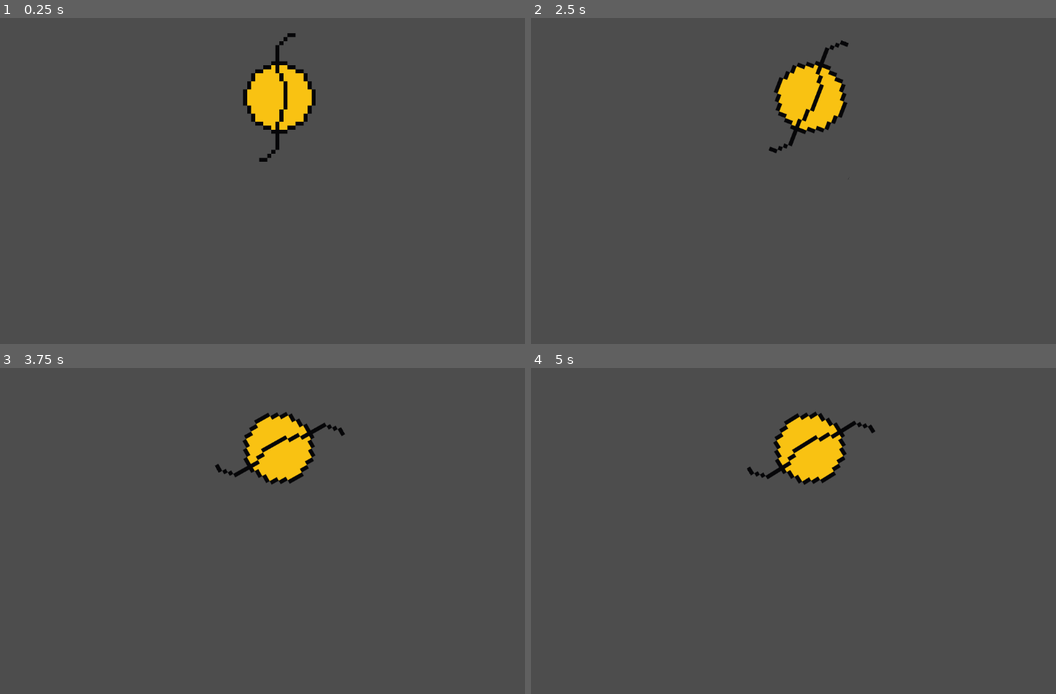
Above: before the commit, frames 1-4 (two rows, left to right).
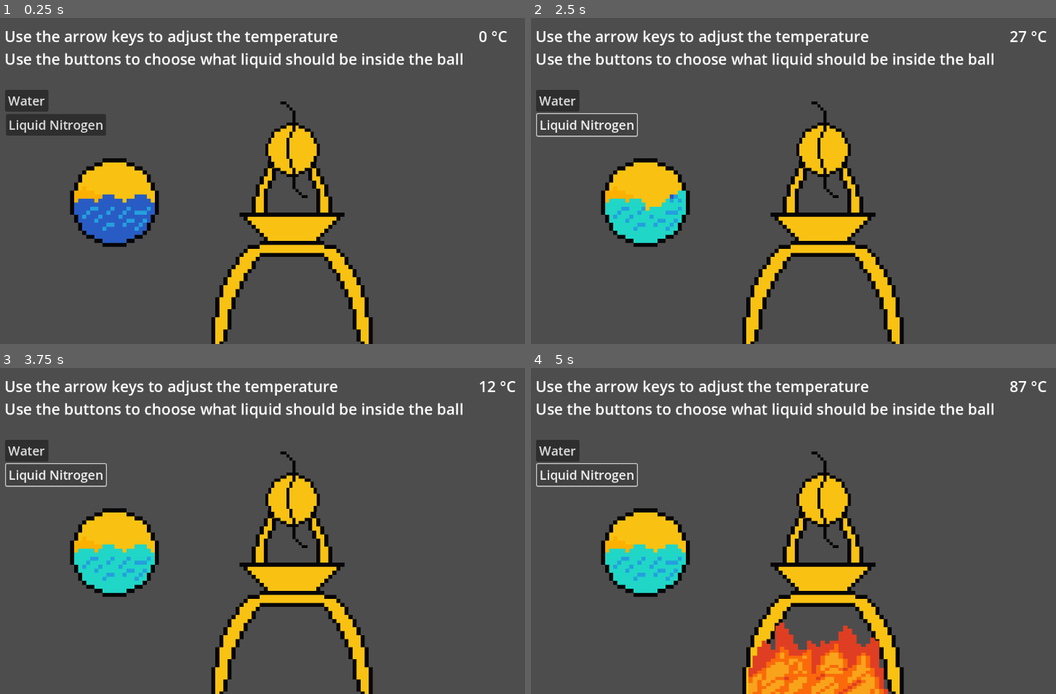
Above: after the commit, the same moments.

Repository: ULTRABEAN7001/hero-sengine
Game: Godot game, scene res://main.tscn
Same seed, same stepped clock (60 frames per second), same inputs: the game is played once before the commit and once after it.
Inputs (mouse positions are in pixels of both pictures, inside the frame that each line leads up to):
- Up to frame 1 (0.25 s): no input
- Up to frame 2 (2.5 s): click (557, 99) at 0.5 s, where only the run after the commit has a clickable "Water"; click (588, 125) at 1.25 s, where only the run after the commit has a clickable "Liquid Nitrogen"; hold Right (ui_right) from 2.03 s (still down)
- Up to frame 3 (3.75 s): release Right (ui_right) at 2.78 s; hold Left (ui_left) 2.78-3.53 s; hold Right (ui_right) from 3.53 s (still down)
- Up to frame 4 (5 s): keep holding Right (ui_right)

The runs differ from the first frame. In frame 1, 16% of the frame differs, in the area x 0-97%, y 3-100%; in frame 2, 16%; in frame 3, 16%; in frame 4, 19%, in the area x 0-99%, y 3-100%.

Commit message:
Major Update
Added temperature, new sprites and animations, corresponding torque and temp control, 2 fluid types.

Diff:
--- /dev/null
+++ b/fire.gd
@@ -0,0 +1 @@
+extends AnimatedSprite2D
--- /dev/null
+++ b/fire.tscn
@@ -0,0 +1,45 @@
+[gd_scene load_steps=7 format=3 uid="uid://d2g3p1kaduip"]
+
+[ext_resource type="Texture2D" uid="uid://gte84p3m35nt" path="res://Sprite-0001.png" id="1_ttvfo"]
+[ext_resource type="Script" path="res://fire.gd" id="2_a2ld5"]
+
+[sub_resource type="AtlasTexture" id="AtlasTexture_tijx0"]
+atlas = ExtResource("1_ttvfo")
+region = Rect2(512, 256, 256, 256)
+
+[sub_resource type="AtlasTexture" id="AtlasTexture_u420g"]
+atlas = ExtResource("1_ttvfo")
+region = Rect2(256, 256, 256, 256)
+
+[sub_resource type="AtlasTexture" id="AtlasTexture_4113m"]
+atlas = ExtResource("1_ttvfo")
+region = Rect2(0, 256, 256, 256)
+
+[sub_resource type="SpriteFrames" id="SpriteFrames_kmxs0"]
+animations = [{
+"frames": [{
+"duration": 1.0,
+"texture": SubResource("AtlasTexture_tijx0")
+}, {
+"duration": 1.0,
+"texture": SubResource("AtlasTexture_u420g")
+}, {
+"duration": 1.0,
+"texture": SubResource("AtlasTexture_4113m")
+}, {
+"duration": 1.0,
+"texture": SubResource("AtlasTexture_u420g")
+}, {
+"duration": 1.0,
+"texture": SubResource("AtlasTexture_tijx0")
+}],
+"loop": true,
+"name": &"default",
+"speed": 10.0
+}]
+
+[node name="Fire" type="AnimatedSprite2D"]
+sprite_frames = SubResource("SpriteFrames_kmxs0")
+frame = 3
+frame_progress = 0.146924
+script = ExtResource("2_a2ld5")
--- /dev/null
+++ b/fluid.gd
@@ -0,0 +1,8 @@
+extends AnimatedSprite2D
+
+func _on_button_pressed():
+	play("default")
+
+
+func _on_button_2_pressed():
+	play("new_animation")
--- /dev/null
+++ b/fluid.tscn
@@ -0,0 +1,79 @@
+[gd_scene load_steps=12 format=3 uid="uid://blwfqeilxx82h"]
+
+[ext_resource type="Texture2D" uid="uid://gte84p3m35nt" path="res://Sprite-0001.png" id="1_5m6bm"]
+[ext_resource type="Script" path="res://fluid.gd" id="2_qv8sj"]
+
+[sub_resource type="AtlasTexture" id="AtlasTexture_jlam2"]
+atlas = ExtResource("1_5m6bm")
+region = Rect2(1280, 0, 256, 256)
+
+[sub_resource type="AtlasTexture" id="AtlasTexture_g8cnk"]
+atlas = ExtResource("1_5m6bm")
+region = Rect2(1536, 0, 256, 256)
+
+[sub_resource type="AtlasTexture" id="AtlasTexture_umi20"]
+atlas = ExtResource("1_5m6bm")
+region = Rect2(1792, 0, 256, 256)
+
+[sub_resource type="AtlasTexture" id="AtlasTexture_50qs5"]
+atlas = ExtResource("1_5m6bm")
+region = Rect2(2048, 0, 256, 256)
+
+[sub_resource type="AtlasTexture" id="AtlasTexture_26e43"]
+atlas = ExtResource("1_5m6bm")
+region = Rect2(1280, 256, 256, 256)
+
+[sub_resource type="AtlasTexture" id="AtlasTexture_gfay6"]
+atlas = ExtResource("1_5m6bm")
+region = Rect2(1536, 256, 256, 256)
+
+[sub_resource type="AtlasTexture" id="AtlasTexture_ikp3m"]
+atlas = ExtResource("1_5m6bm")
+region = Rect2(1792, 256, 256, 256)
+
+[sub_resource type="AtlasTexture" id="AtlasTexture_p7rk0"]
+atlas = ExtResource("1_5m6bm")
+region = Rect2(2048, 256, 256, 256)
+
+[sub_resource type="SpriteFrames" id="SpriteFrames_b6edx"]
+animations = [{
+"frames": [{
+"duration": 1.0,
+"texture": SubResource("AtlasTexture_jlam2")
+}, {
+"duration": 1.0,
+"texture": SubResource("AtlasTexture_g8cnk")
+}, {
+"duration": 1.0,
+"texture": SubResource("AtlasTexture_umi20")
+}, {
+"duration": 1.0,
+"texture": SubResource("AtlasTexture_50qs5")
+}],
+"loop": true,
+"name": &"default",
+"speed": 10.0
+}, {
+"frames": [{
+"duration": 1.0,
+"texture": SubResource("AtlasTexture_26e43")
+}, {
+"duration": 1.0,
+"texture": SubResource("AtlasTexture_gfay6")
+}, {
+"duration": 1.0,
+"texture": SubResource("AtlasTexture_ikp3m")
+}, {
+"duration": 1.0,
+"texture": SubResource("AtlasTexture_p7rk0")
+}],
+"loop": true,
+"name": &"new_animation",
+"speed": 10.0
+}]
+
+[node name="fluid" type="AnimatedSprite2D"]
+sprite_frames = SubResource("SpriteFrames_b6edx")
+frame_progress = 0.976925
+speed_scale = 0.5
+script = ExtResource("2_qv8sj")
--- /dev/null
+++ b/main.gd
@@ -0,0 +1,16 @@
+extends Node2D
+
+@onready var rotator = $Rotator
+@onready var fire = $Fire
+@onready var temperature = $Temperature
+var temp: int
+
+func _process(delta):
+	temperature.text = str(rotator.C) + " °C"
+	fire.play("default")
+	fire.visible = true
+	if rotator.C <= 30:
+		fire.visible = false
+	elif rotator.C > 30:
+		fire.visible = true
+		fire.scale.x = rotator.C*0.01+0.25
--- a/main.tscn
+++ b/main.tscn
@@ -1,17 +1,61 @@
-[gd_scene load_steps=3 format=3 uid="uid://bw1785mb8017r"]
+[gd_scene load_steps=6 format=3 uid="uid://bw1785mb8017r"]
 
+[ext_resource type="PackedScene" uid="uid://cxvfg1u2j37qc" path="res://rotator_stand.tscn" id="1_3v7pp"]
+[ext_resource type="Script" path="res://main.gd" id="1_oy8q5"]
 [ext_resource type="PackedScene" uid="uid://h3iwcyyge6m1" path="res://rotator.tscn" id="1_u5im5"]
-
-[sub_resource type="RectangleShape2D" id="RectangleShape2D_om3hs"]
-size = Vector2(978, 75)
+[ext_resource type="PackedScene" uid="uid://d2g3p1kaduip" path="res://fire.tscn" id="4_ryke6"]
+[ext_resource type="PackedScene" uid="uid://blwfqeilxx82h" path="res://fluid.tscn" id="5_c3nqv"]
 
 [node name="Main" type="Node2D"]
+script = ExtResource("1_oy8q5")
+
+[node name="rotator_stand" parent="." instance=ExtResource("1_3v7pp")]
+position = Vector2(579, 515)
 
 [node name="Rotator" parent="." instance=ExtResource("1_u5im5")]
-position = Vector2(554, 158)
+position = Vector2(580, 262)
 
-[node name="StaticBody2D" type="StaticBody2D" parent="."]
-position = Vector2(583, 384)
+[node name="Fire" parent="." instance=ExtResource("4_ryke6")]
+position = Vector2(574, 572)
+scale = Vector2(0.75, 0.75)
 
-[node name="CollisionShape2D" type="CollisionShape2D" parent="StaticBody2D"]
-shape = SubResource("RectangleShape2D_om3hs")
+[node name="Temperature" type="Label" parent="."]
+offset_left = 949.0
+offset_top = 15.0
+offset_right = 989.0
+offset_bottom = 38.0
+theme_override_font_sizes/font_size = 30
+text = "100"
+
+[node name="Instructions" type="Label" parent="."]
+offset_left = 9.0
+offset_top = 15.0
+offset_right = 671.0
+offset_bottom = 57.0
+theme_override_font_sizes/font_size = 30
+text = "Use the arrow keys to adjust the temperature
+Use the buttons to choose what liquid should be inside the ball"
+
+[node name="Button" type="Button" parent="."]
+offset_left = 10.0
+offset_top = 143.0
+offset_right = 96.0
+offset_bottom = 186.0
+theme_override_font_sizes/font_size = 25
+text = "Water"
+
+[node name="Button2" type="Button" parent="."]
+offset_left = 12.0
+offset_top = 191.0
+offset_right = 210.0
+offset_bottom = 234.0
+theme_override_font_sizes/font_size = 25
+text = "Liquid Nitrogen"
+
+[node name="fluid" parent="." instance=ExtResource("5_c3nqv")]
+position = Vector2(227, 367)
+
+[connection signal="pressed" from="Button" to="Rotator" method="_on_button_pressed"]
+[connection signal="pressed" from="Button" to="fluid" method="_on_button_pressed"]
+[connection signal="pressed" from="Button2" to="Rotator" method="_on_button_2_pressed"]
+[connection signal="pressed" from="Button2" to="fluid" method="_on_button_2_pressed"]
--- a/rotator.gd
+++ b/rotator.gd
@@ -1,13 +1,27 @@
 extends RigidBody2D
 
-var limit := 1000000
+var limit := 10000
+var C : int
+var is_water := true
 
 func _physics_process(delta):
 	print(constant_torque)
-	if Input.is_action_pressed("ui_right"):
-		if constant_torque < limit:
-			constant_torque += 1000
+	if Input.is_action_pressed("ui_right") and C < 100:
+		C += 1
+	if Input.is_action_pressed("ui_left")and C > -196:
+		C -= 1
 
-	if Input.is_action_just_pressed("ui_left"):
-		print("ok")
-		apply_torque_impulse(-100000)
+	if C == 100 and is_water or C == -196 and is_water == false:
+		constant_torque = 35000
+	else:
+		constant_torque = 0
+
+
+
+
+func _on_button_pressed():
+	is_water = true
+
+
+func _on_button_2_pressed():
+	is_water = false
--- a/rotator.tscn
+++ b/rotator.tscn
@@ -16,8 +16,18 @@
 script = ExtResource("1_g0gtm")
 
 [node name="Sprite2D" type="Sprite2D" parent="."]
+position = Vector2(2.08165e-12, 2.08165e-12)
+scale = Vector2(0.75, 0.75)
 texture = SubResource("AtlasTexture_5qug5")
+flip_h = true
 
 [node name="CollisionShape2D" type="CollisionShape2D" parent="."]
-position = Vector2(0, 1)
+position = Vector2(2.08165e-12, 2.08165e-12)
+scale = Vector2(0.75, 0.75)
 shape = SubResource("CircleShape2D_ne0jn")
+
+[node name="Node2D" type="Node2D" parent="."]
+position = Vector2(-23, -93)
+
+[node name="Node2D2" type="Node2D" parent="."]
+position = Vector2(30, 93)
--- /dev/null
+++ b/rotator_stand.tscn
@@ -0,0 +1,19 @@
+[gd_scene load_steps=4 format=3 uid="uid://cxvfg1u2j37qc"]
+
+[ext_resource type="Texture2D" uid="uid://gte84p3m35nt" path="res://Sprite-0001.png" id="1_ho4d8"]
+
+[sub_resource type="AtlasTexture" id="AtlasTexture_8j2ce"]
+atlas = ExtResource("1_ho4d8")
+region = Rect2(768, 0, 512, 512)
+
+[sub_resource type="RectangleShape2D" id="RectangleShape2D_l0vdt"]
+size = Vector2(207, 59.5)
+
+[node name="rotator_stand" type="StaticBody2D"]
+
+[node name="Sprite2D" type="Sprite2D" parent="."]
+texture = SubResource("AtlasTexture_8j2ce")
+
+[node name="CollisionShape2D" type="CollisionShape2D" parent="."]
+position = Vector2(0.5, -97.75)
+shape = SubResource("RectangleShape2D_l0vdt")
Binary file changed: Sprite-0001.aseprite
Binary file changed: Sprite-0001.png
